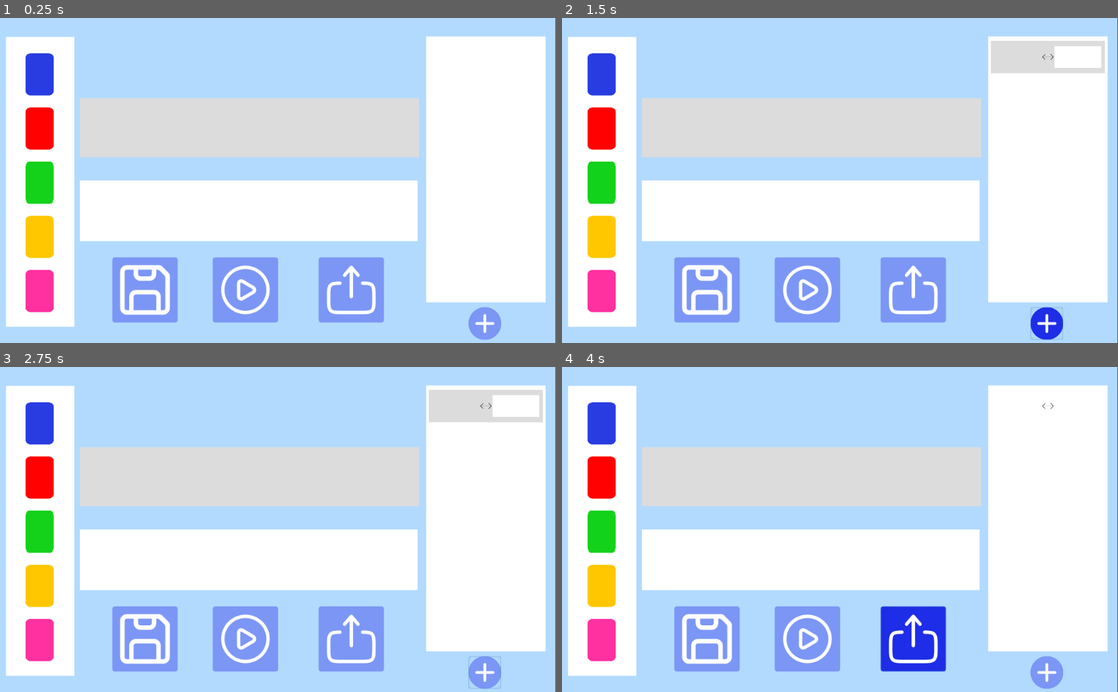
Above: before the commit, frames 1-4 (two rows, left to right).
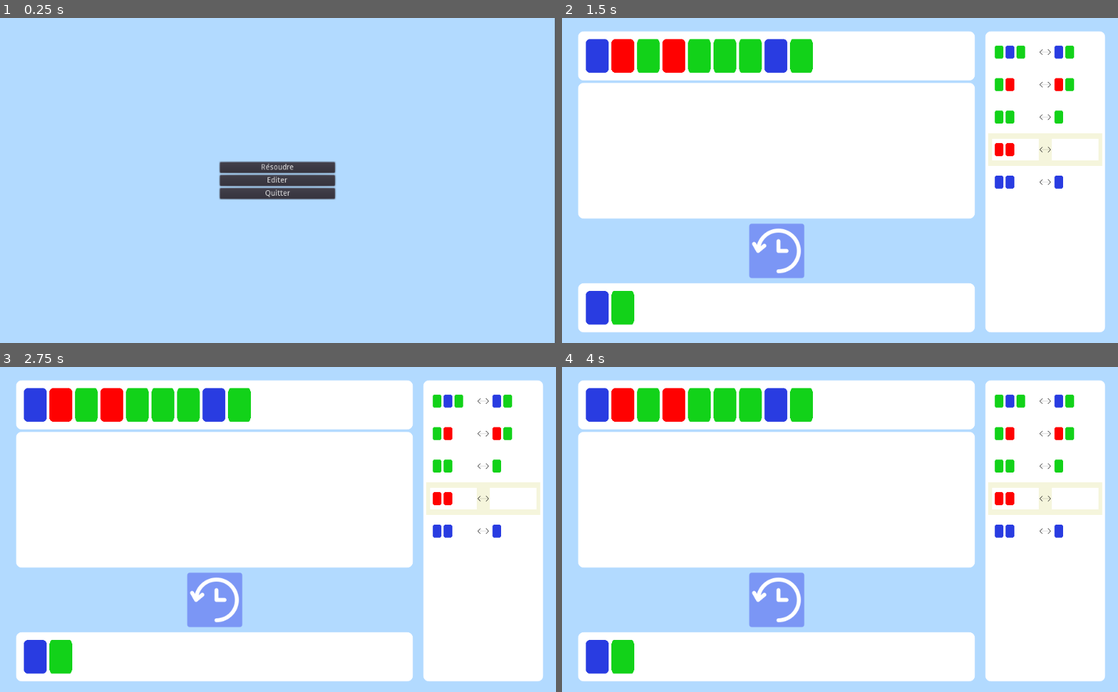
Above: after the commit, the same moments.

Repository: Pertatis/ProjetDomino
Game: Godot game, scene res://Scenes/Menus/MainMenu.tscn
Same seed, same stepped clock (60 frames per second), same inputs: the game is played once before the commit and once after it. Before the commit the project starts from res://Scenes/Edition.tscn.
Inputs (mouse positions are in pixels of both pictures, inside the frame that each line leads up to):
- Up to frame 1 (0.25 s): no input
- Up to frame 2 (1.5 s): click (840, 167) at 0.5 s, where only the run after the commit has a clickable "Résoudre"; click (1045, 323) at 1.27 s
- Up to frame 3 (2.75 s): click (483, 406) at 2.02 s
- Up to frame 4 (4 s): click (706, 640) at 2.77 s; click (912, 640) at 3.52 s

The runs differ from the first frame. In frame 1, 60% of the frame differs, in the area x 1-100%, y 0-100%; in frame 2, 58%; in frame 3, 58%; in frame 4, 57%.

Commit message:
added main menu

Diff:
--- /dev/null
+++ b/Scenes/Menus/MainMenu.gd
@@ -0,0 +1,32 @@
+extends Control
+
+
+# Declare member variables here. Examples:
+# var a = 2
+# var b = "text"
+
+
+# Called when the node enters the scene tree for the first time.
+func _ready():
+	pass # Replace with function body.
+
+
+# Called every frame. 'delta' is the elapsed time since the previous frame.
+#func _process(delta):
+#	pass
+
+
+func _on_Resolution_pressed():
+	var error = get_tree().change_scene("res://Scenes/Resolution.tscn")
+	if error != OK :
+			print("Failed to change scene", error)
+
+
+func _on_Edition_pressed():
+	var error = get_tree().change_scene("res://Scenes/Edition.tscn")
+	if error != OK :
+			print("Failed to change scene", error)
+
+
+func _on_Quitter_pressed():
+	get_tree().quit()
--- /dev/null
+++ b/Scenes/Menus/MainMenu.tscn
@@ -0,0 +1,46 @@
+[gd_scene load_steps=2 format=2]
+
+[ext_resource path="res://Scenes/Menus/MainMenu.gd" type="Script" id=1]
+
+[node name="Menu" type="Control"]
+anchor_right = 1.0
+anchor_bottom = 1.0
+script = ExtResource( 1 )
+
+[node name="ColorRect" type="ColorRect" parent="."]
+margin_right = 1022.0
+margin_bottom = 600.0
+color = Color( 0.698039, 0.854902, 1, 1 )
+
+[node name="VBoxContainer" type="VBoxContainer" parent="ColorRect"]
+anchor_left = 0.5
+anchor_top = 0.5
+anchor_right = 0.5
+anchor_bottom = 0.5
+margin_left = -106.0
+margin_top = -64.5
+margin_right = 106.0
+margin_bottom = 64.5
+alignment = 1
+
+[node name="Resolution" type="Button" parent="ColorRect/VBoxContainer"]
+margin_top = 30.0
+margin_right = 212.0
+margin_bottom = 50.0
+text = "Résoudre"
+
+[node name="Edition" type="Button" parent="ColorRect/VBoxContainer"]
+margin_top = 54.0
+margin_right = 212.0
+margin_bottom = 74.0
+text = "Editer"
+
+[node name="Quitter" type="Button" parent="ColorRect/VBoxContainer"]
+margin_top = 78.0
+margin_right = 212.0
+margin_bottom = 98.0
+text = "Quitter"
+
+[connection signal="pressed" from="ColorRect/VBoxContainer/Resolution" to="." method="_on_Resolution_pressed"]
+[connection signal="pressed" from="ColorRect/VBoxContainer/Edition" to="." method="_on_Edition_pressed"]
+[connection signal="pressed" from="ColorRect/VBoxContainer/Quitter" to="." method="_on_Quitter_pressed"]
--- a/project.godot
+++ b/project.godot
@@ -11,7 +11,7 @@
 [application]
 
 config/name="ProjetCaron"
-run/main_scene="res://Scenes/Edition.tscn"
+run/main_scene="res://Scenes/Menus/MainMenu.tscn"
 boot_splash/show_image=false
 config/icon="res://icon.png"
 
